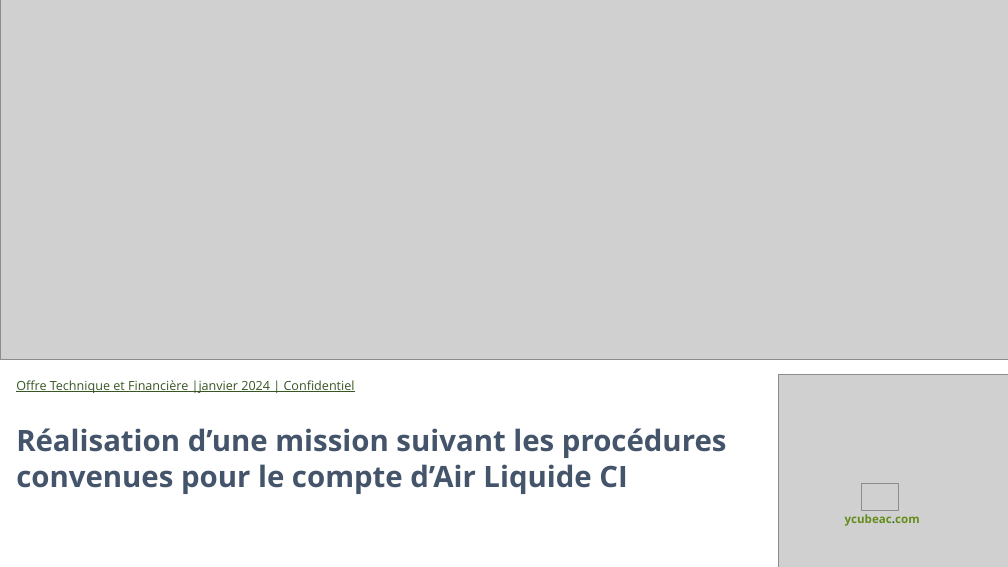
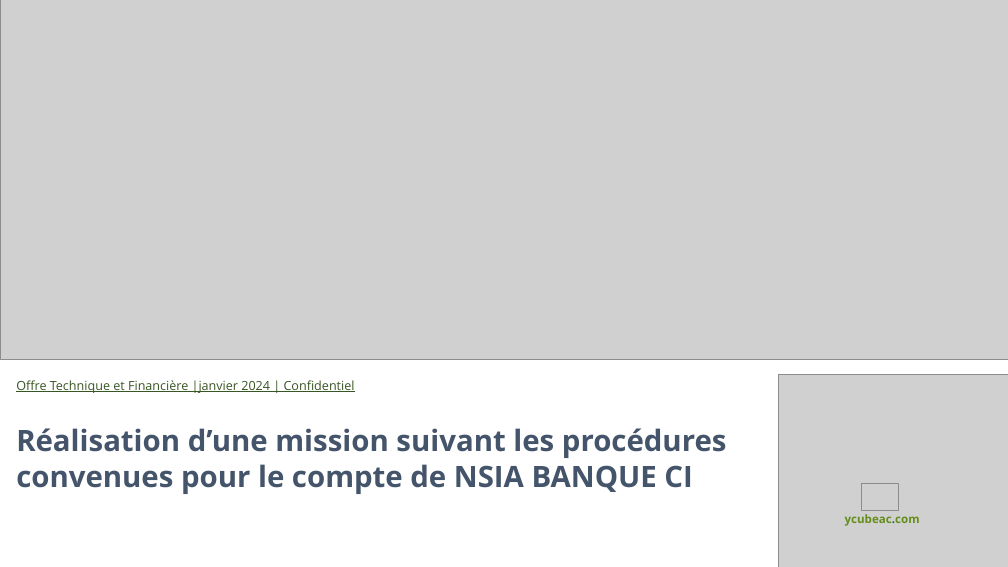
Before and after one commit to Y3-consulting-projet-dev/propalepptx, a slide deck: slide 1 of Propale_cache/9605602c-c931-44a3-aeed-746820f803ee.pptx. Drawn at 1008x567 pixels with LibreOffice and Linux fonts; fonts in the diff are those of the drawing; grey boxes stand for pictures; background and template pictures are left out. Boxes give left, top, right and bottom in pixels: in the first picture for what was removed or moved away, otherwise in the second. Text is boxed around its words. In the diff, an @@ line names an element or a change of style, - is before the commit and + after.

```diff
--- a/Propale_cache/9605602c-c931-44a3-aeed-746820f803ee.pptx
+++ b/Propale_cache/9605602c-c931-44a3-aeed-746820f803ee.pptx
@@ text at (16, 428, 727, 494): text changed @@
-Réalisation d’une mission suivant les procédures convenues pour le compte d’Air Liquide CI
+Réalisation d’une mission suivant les procédures convenues pour le compte de NSIA BANQUE CI
```
Also in this commit, not shown: 49 other files.
